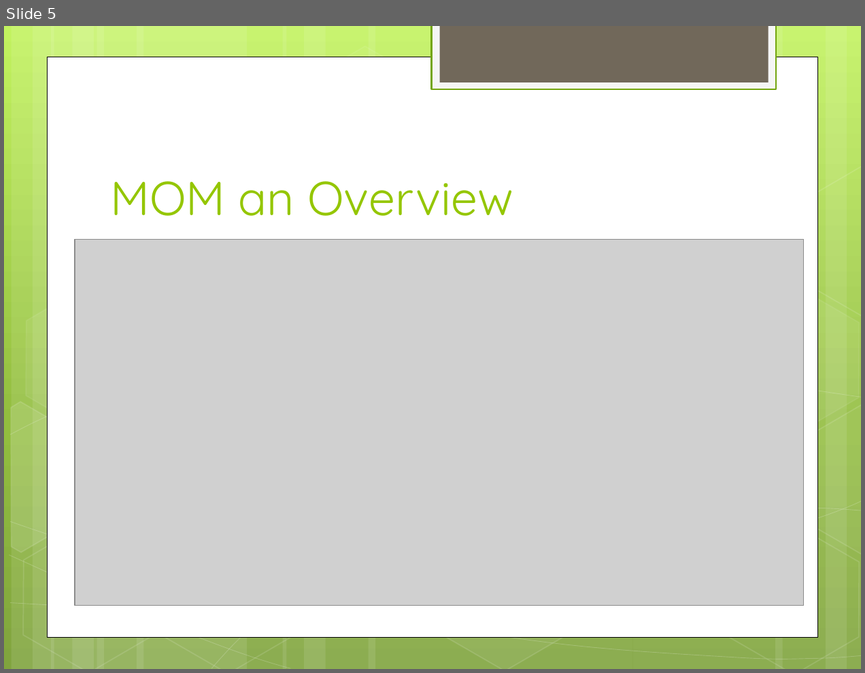
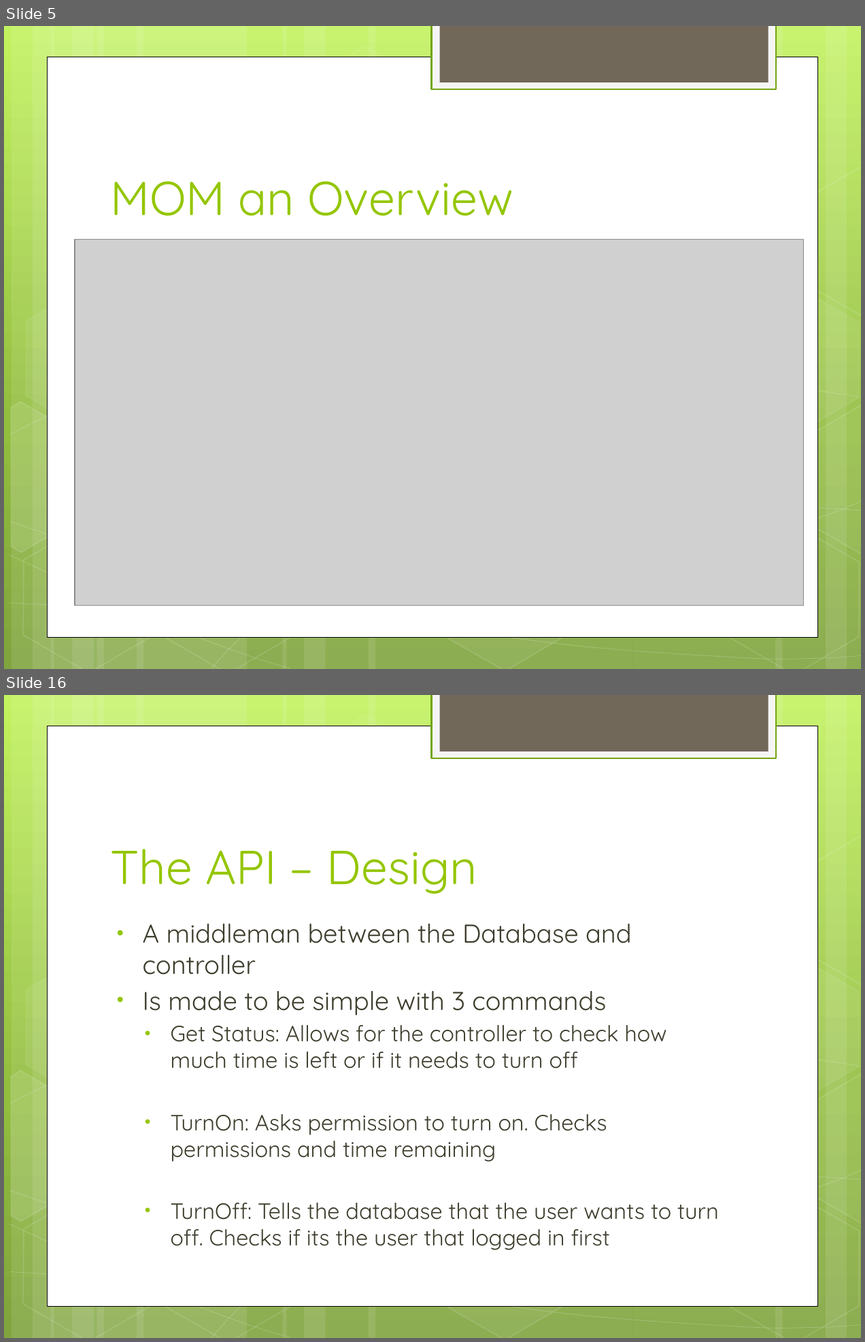
Before and after one commit to Zucka/MOM, a slide deck: other/Presentation-Lars.pptx. Shown one above the other, each under a label of ours: slide 5 before the commit, slides 5 and 16 after it; the slides between them are not shown. The pictures are 865x673 and 865x1342 pixels, drawn with LibreOffice and Linux fonts; fonts in the diff are those of the drawing; grey boxes stand for pictures. Boxes give left, top, right and bottom in pixels: in the first picture for what was removed or moved away, otherwise in the second. Text is boxed around its words. In the diff, an @@ line names an element or a change of style, - is before the commit and + after.

```diff
--- a/other/Presentation-Lars.pptx
+++ b/other/Presentation-Lars.pptx
@@ slide 16 added at <box>4,695,861,1338</box>, background gradient #C3F35F to #93BF3F to #81A53E; not listed: 31 template elements that a slide beside it also shows @@
@@ title added at <box>110,849,477,894</box>, 40 pt, text #94C600 @@
+The API – Design
@@ text added at <box>143,923,719,1250</box>, 18.6 pt, text #3E3D2D @@
+• A middleman between the Database and controller
+• Is made to be simple with 3 commands
+  • Get Status: Allows for the controller to check how much time is left or if it needs to turn off
+  • TurnOn: Asks permission to turn on. Checks permissions and time remaining
+  • TurnOff: Tells the database that the user wants to turn off. Checks if its the user that logged in first
```
Also in this commit, not shown: 16 other slides added, 3 other files.
